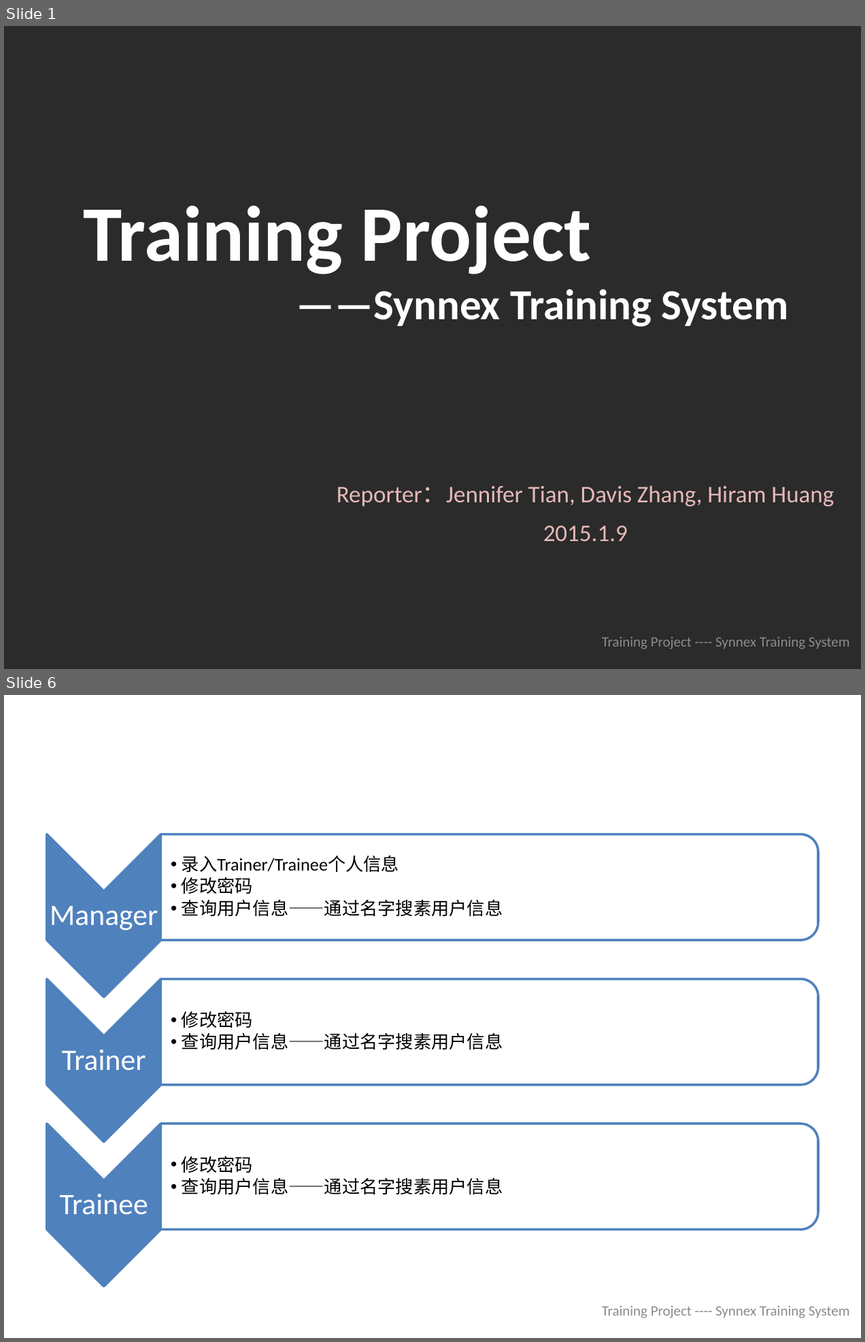
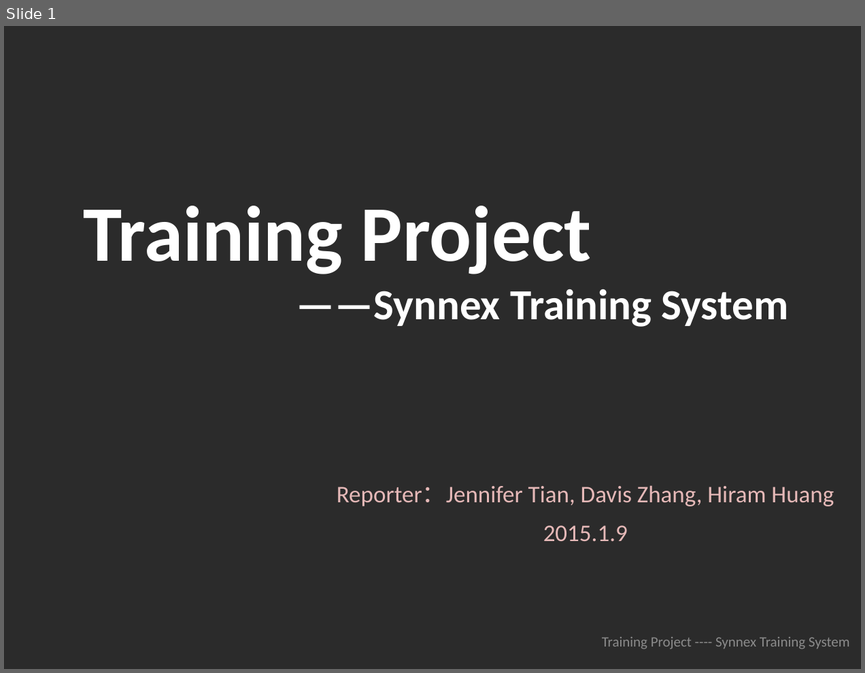
Before and after one commit to zhangruhong/trainingsystem, a slide deck: info/总结.pptx. Shown one above the other, each under a label of ours: slides 1 and 6 before the commit, slide 1 after it; the slides between them are not shown. The pictures are 865x1342 and 865x673 pixels, drawn with LibreOffice and Linux fonts; fonts in the diff are those of the drawing; background and template pictures are left out; a plain dark background stands for a picture behind light text. Boxes give left, top, right and bottom in pixels: in the first picture for what was removed or moved away, otherwise in the second. Text is boxed around its words. In the diff, an @@ line names an element or a change of style, - is before the commit and + after.

```diff
--- a/info/总结.pptx
+++ b/info/总结.pptx
@@ slide 6 removed at [4, 695, 861, 1338], background #FFFFFF @@
@@ title removed at [104, 713, 818, 794] @@
-功能分析——用户信息管理
@@ group removed at [48, 834, 818, 1286]: 6 texts, 3 chevrons, 3 round same rects @@
-Manager
-  •• 录入Trainer/Trainee个人信息
-  •• 修改密码
-  •• 查询用户信息——通过名字搜素用户信息
-Trainer
-  •• 修改密码
-  •• 查询用户信息——通过名字搜素用户信息
-Trainee
-  •• 修改密码
-  •• 查询用户信息——通过名字搜素用户信息
@@ text removed at [602, 1305, 850, 1318] @@
-Training Project ---- Synnex Training System
```
Also in this commit, not shown: 7 slides changed, 9 slides added, 7 other slides removed.
